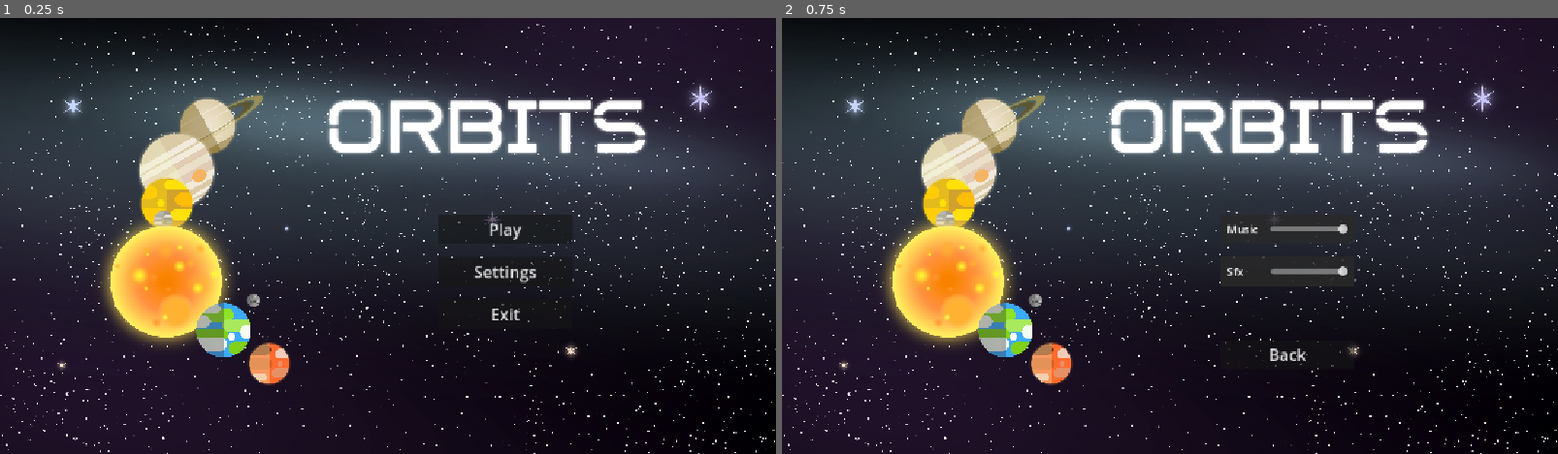
Above: before the commit, frames 1-2 (left to right).
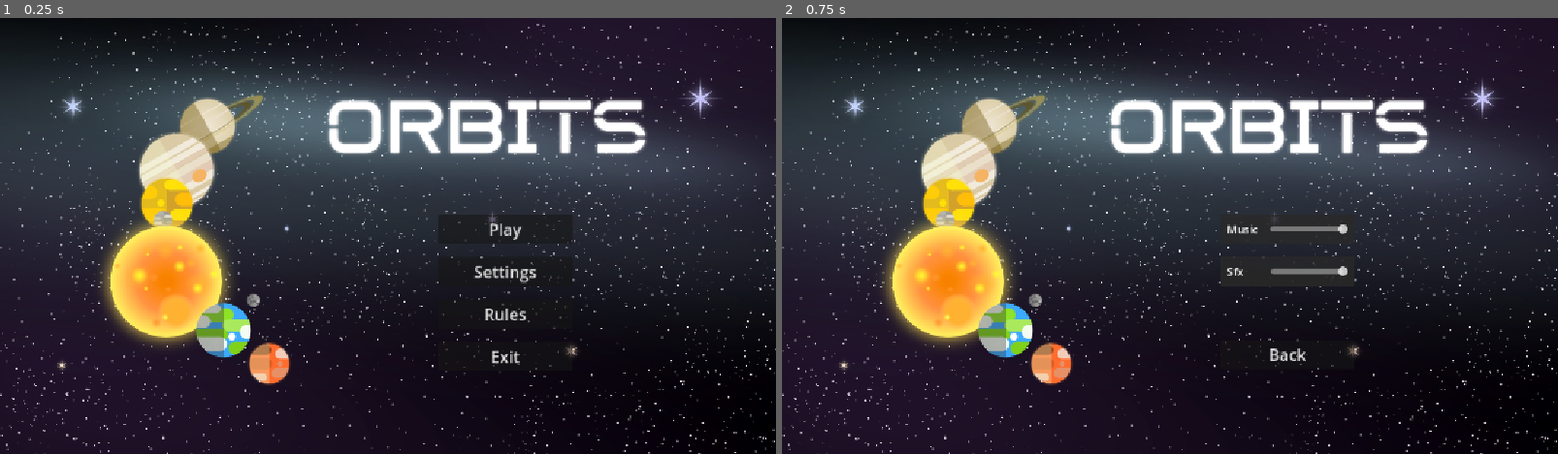
Above: after the commit, the same moments.

Repository: Ahmed-Dardouri/GMTK_prototype_orbits
Game: Godot game, scene res://scenes/main.tscn
Same seed, same stepped clock (60 frames per second), same inputs: the game is played once before the commit and once after it.
Inputs:
- Up to frame 1 (0.25 s): no input
- Up to frame 2 (0.75 s): click "Settings" at 0.5 s

The runs differ from the first frame. In frame 1, 2.1% of the frame differs, in the area x 0-100%, y 1-100%; in frame 2, 1.9%.

Commit message:
added click sounds, fixed UI layout bug, downsized background images ...

Diff:
--- a/scenes/game.tscn
+++ b/scenes/game.tscn
@@ -2,7 +2,7 @@
 
 [ext_resource type="Script" uid="uid://bh5gta28e0jtv" path="res://scripts/game.gd" id="1_lbhrr"]
 [ext_resource type="PackedScene" uid="uid://24polbbpucqr" path="res://scenes/god.tscn" id="1_uwrxv"]
-[ext_resource type="Texture2D" uid="uid://bjtnh52vn2bc6" path="res://sprites/gameplay_bg.png" id="2_ir15t"]
+[ext_resource type="Texture2D" uid="uid://dxtecpxo45lel" path="res://sprites/orbits_gameplay_bg_lowres.png" id="2_ir15t"]
 [ext_resource type="PackedScene" uid="uid://c06jwjeyv0hph" path="res://scenes/ui.tscn" id="2_yqjtg"]
 [ext_resource type="PackedScene" uid="uid://c1nj17se20hhx" path="res://scenes/sandbox.tscn" id="3_lnu2h"]
 [ext_resource type="PackedScene" uid="uid://cc7y8lj4rpjev" path="res://scenes/celestialBody.tscn" id="5_u5sy4"]
@@ -30,7 +30,6 @@
 [node name="GameplayBg" type="Sprite2D" parent="."]
 z_index = -810
 position = Vector2(576, 324)
-scale = Vector2(0.25, 0.25)
 texture = ExtResource("2_ir15t")
 
 [node name="sandbox" parent="." instance=ExtResource("3_lnu2h")]
--- a/scenes/home_screen.tscn
+++ b/scenes/home_screen.tscn
@@ -1,7 +1,7 @@
 [gd_scene load_steps=4 format=3 uid="uid://dbo7ug8j4epv7"]
 
-[ext_resource type="Texture2D" uid="uid://qcvy6ccr033h" path="res://sprites/orbits_bg_highres.png" id="1_lapbl"]
 [ext_resource type="Script" uid="uid://fhe447ba6fxh" path="res://scripts/home_screen.gd" id="1_ujmiq"]
+[ext_resource type="Texture2D" uid="uid://b503hetgr88w0" path="res://sprites/orbits_bg_lowres.png" id="2_ujmiq"]
 
 [sub_resource type="StyleBoxEmpty" id="StyleBoxEmpty_lapbl"]
 
@@ -16,8 +16,7 @@
 
 [node name="Sprite2D" type="Sprite2D" parent="."]
 position = Vector2(576, 324)
-scale = Vector2(0.25, 0.25)
-texture = ExtResource("1_lapbl")
+texture = ExtResource("2_ujmiq")
 
 [node name="PanelContainer" type="PanelContainer" parent="."]
 custom_minimum_size = Vector2(200, 300)
@@ -42,6 +41,11 @@
 theme_override_font_sizes/font_size = 24
 text = "Settings"
 
+[node name="Rules_button" type="Button" parent="PanelContainer/VBoxContainer"]
+layout_mode = 2
+theme_override_font_sizes/font_size = 24
+text = "Rules"
+
 [node name="Exit_Button" type="Button" parent="PanelContainer/VBoxContainer"]
 layout_mode = 2
 theme_override_font_sizes/font_size = 24
@@ -49,4 +53,5 @@
 
 [connection signal="button_down" from="PanelContainer/VBoxContainer/Play_Button" to="." method="_on_play_button_button_down"]
 [connection signal="pressed" from="PanelContainer/VBoxContainer/Settings_Button" to="." method="_on_settings_button_pressed"]
+[connection signal="pressed" from="PanelContainer/VBoxContainer/Rules_button" to="." method="_on_rules_button_pressed"]
 [connection signal="pressed" from="PanelContainer/VBoxContainer/Exit_Button" to="." method="_on_exit_button_pressed"]
--- a/scenes/main.tscn
+++ b/scenes/main.tscn
@@ -1,13 +1,16 @@
-[gd_scene load_steps=6 format=3 uid="uid://3yf30ahepiua"]
+[gd_scene load_steps=7 format=3 uid="uid://3yf30ahepiua"]
 
 [ext_resource type="PackedScene" uid="uid://nv3u186nb4he" path="res://scenes/game.tscn" id="1_o5qli"]
 [ext_resource type="Script" uid="uid://bc0fqvgl0m05l" path="res://scripts/main.gd" id="1_sugp2"]
 [ext_resource type="PackedScene" uid="uid://dbo7ug8j4epv7" path="res://scenes/home_screen.tscn" id="2_0wfyh"]
 [ext_resource type="PackedScene" uid="uid://jt3afwagu1k0" path="res://scenes/settings.tscn" id="2_tbgi4"]
+[ext_resource type="PackedScene" uid="uid://biwuehysbsa2i" path="res://scenes/rules.tscn" id="2_tefeu"]
 [ext_resource type="AudioStream" uid="uid://bp5h1nmtrco1f" path="res://audio/peaceful-24736.mp3" id="4_jyhfs"]
 
 [node name="main" type="Node"]
 script = ExtResource("1_sugp2")
+
+[node name="Rules" parent="." instance=ExtResource("2_tefeu")]
 
 [node name="Settings" parent="." instance=ExtResource("2_tbgi4")]
 
--- /dev/null
+++ b/scenes/rules.tscn
@@ -0,0 +1,62 @@
+[gd_scene load_steps=4 format=3 uid="uid://biwuehysbsa2i"]
+
+[ext_resource type="Script" uid="uid://dneye8qlixt6c" path="res://scripts/rules.gd" id="1_66h5d"]
+[ext_resource type="Texture2D" uid="uid://b503hetgr88w0" path="res://sprites/orbits_bg_lowres.png" id="2_66h5d"]
+
+[sub_resource type="StyleBoxFlat" id="StyleBoxFlat_3spy8"]
+bg_color = Color(0.129558, 0.129558, 0.129558, 0.654902)
+corner_radius_top_left = 50
+corner_radius_top_right = 50
+corner_radius_bottom_right = 50
+corner_radius_bottom_left = 50
+
+[node name="Rules" type="Control"]
+layout_mode = 3
+anchors_preset = 15
+anchor_right = 1.0
+anchor_bottom = 1.0
+grow_horizontal = 2
+grow_vertical = 2
+script = ExtResource("1_66h5d")
+
+[node name="Sprite2D" type="Sprite2D" parent="."]
+position = Vector2(576, 324)
+texture = ExtResource("2_66h5d")
+
+[node name="PanelContainer" type="PanelContainer" parent="."]
+custom_minimum_size = Vector2(200, 300)
+offset_left = 449.0
+offset_top = 269.0
+offset_right = 1123.0
+offset_bottom = 569.0
+theme_override_styles/panel = SubResource("StyleBoxFlat_3spy8")
+
+[node name="MarginContainer" type="MarginContainer" parent="PanelContainer"]
+layout_mode = 2
+theme_override_constants/margin_left = 20
+theme_override_constants/margin_top = 20
+theme_override_constants/margin_right = 20
+theme_override_constants/margin_bottom = 20
+
+[node name="VBoxContainer" type="VBoxContainer" parent="PanelContainer/MarginContainer"]
+layout_mode = 2
+theme_override_constants/separation = 20
+
+[node name="Label" type="Label" parent="PanelContainer/MarginContainer/VBoxContainer"]
+layout_mode = 2
+text = "- No celestial body collides or leaves
+  simulation area for 5 seconds
+
+- Initial force and direction can be applied
+  by dragging the arrow on each celestial body.
+
+- Initial force can be disabled from UI
+
+- Further attempts after level is passed are allowed"
+
+[node name="back" type="Button" parent="PanelContainer/MarginContainer/VBoxContainer"]
+layout_mode = 2
+theme_override_font_sizes/font_size = 24
+text = "Back"
+
+[connection signal="pressed" from="PanelContainer/MarginContainer/VBoxContainer/back" to="." method="_on_back_pressed"]
--- a/scenes/settings.tscn
+++ b/scenes/settings.tscn
@@ -1,7 +1,7 @@
 [gd_scene load_steps=7 format=3 uid="uid://jt3afwagu1k0"]
 
-[ext_resource type="Texture2D" uid="uid://qcvy6ccr033h" path="res://sprites/orbits_bg_highres.png" id="1_5p8wc"]
 [ext_resource type="Script" uid="uid://hkcvpseov1v" path="res://scripts/settings.gd" id="1_r6d6q"]
+[ext_resource type="Texture2D" uid="uid://b503hetgr88w0" path="res://sprites/orbits_bg_lowres.png" id="2_r6d6q"]
 
 [sub_resource type="StyleBoxEmpty" id="StyleBoxEmpty_r6d6q"]
 
@@ -23,8 +23,7 @@
 
 [node name="Sprite2D" type="Sprite2D" parent="."]
 position = Vector2(576, 324)
-scale = Vector2(0.25, 0.25)
-texture = ExtResource("1_5p8wc")
+texture = ExtResource("2_r6d6q")
 
 [node name="PanelContainer" type="PanelContainer" parent="."]
 custom_minimum_size = Vector2(200, 300)
--- a/scenes/ui.tscn
+++ b/scenes/ui.tscn
@@ -27,12 +27,8 @@
 
 [node name="PanelContainer" type="PanelContainer" parent="."]
 layout_mode = 1
-anchors_preset = -1
-anchor_right = 0.224
-anchor_bottom = 0.997
-offset_right = -0.0480042
-offset_bottom = -0.0560303
-grow_vertical = 2
+offset_right = 240.0
+offset_bottom = 614.0
 theme_override_styles/panel = SubResource("StyleBoxEmpty_nt7q6")
 
 [node name="MarginContainer" type="MarginContainer" parent="PanelContainer"]
@@ -82,6 +78,7 @@
 text = "1"
 
 [node name="MarginContainer" type="MarginContainer" parent="PanelContainer/MarginContainer/VBoxContainer"]
+custom_minimum_size = Vector2(200, 500)
 layout_mode = 2
 size_flags_vertical = 0
 theme_override_constants/margin_left = 10
--- a/scripts/game.gd
+++ b/scripts/game.gd
@@ -9,6 +9,7 @@
 
 signal explosion_sfx
 signal lvl_passed_sfx
+signal level_loaded
 
 const MAX_LEVEL = 6
 var level :int = 0
@@ -35,6 +36,7 @@
 	set_god_children()
 	connect_bodies_signals()
 	timer.start()
+	emit_signal("level_loaded")
 
 
 func hide_bodies() -> void:
--- a/scripts/home_screen.gd
+++ b/scripts/home_screen.gd
@@ -2,6 +2,7 @@
 
 signal play
 signal settings
+signal rules
 signal exit
 
 @onready var play_button := $PanelContainer/VBoxContainer/Play_Button
@@ -28,3 +29,7 @@
 
 func _on_settings_button_pressed() -> void:
 	emit_signal("settings")
+
+
+func _on_rules_button_pressed() -> void:
+	emit_signal("rules")
--- a/scripts/main.gd
+++ b/scripts/main.gd
@@ -3,24 +3,30 @@
 @onready var home := $Home_screen
 @onready var game := $Game
 @onready var settings := $Settings
-
+@onready var rules := $Rules
 @onready var music := $music
 @onready var sfx := $sfx
 enum screen {
 	HOME,
 	GAME,
 	SETTINGS,
+	RULES,
 }
+
 var sfx_explosion = preload("res://audio/explosion.wav")
 var sfx_lvl_passed = preload("res://audio/level_passed.wav")
+var sfx_click = preload("res://audio/sound_click.wav")
+
 # Called when the node enters the scene tree for the first time.
 func _ready() -> void:
 	connect_home_signals()
 	connect_game_signals()
 	connect_settings_signals()
 	load_volume_settings()
+	connect_rules_signals()
 	set_sliders()
 	switch_to(screen.HOME)
+	connect_click_sounds($".")
 	pass # Replace with function body.
 
 
@@ -31,6 +37,7 @@
 func connect_home_signals():
 	home.play.connect(restart_game)
 	home.settings.connect(load_settings)
+	home.rules.connect(load_rules)
 	home.exit.connect(exit_game)
 
 func connect_settings_signals():
@@ -38,12 +45,17 @@
 	settings.music_set.connect(set_music_volume)
 	settings.sfx_set.connect(set_sfx_volume)
 
+func connect_rules_signals():
+	rules.back.connect(load_back)
+
 func connect_game_signals():
 	game.explosion_sfx.connect(play_explosion_sfx)
 	game.lvl_passed_sfx.connect(play_lvl_passed_sfx)
+	game.level_loaded.connect(update_button_click_sounds)
 
 func restart_game():
 	switch_to(screen.GAME)
+	connect_click_sounds($".")
 
 func play_explosion_sfx():
 	sfx.stream = sfx_explosion
@@ -59,19 +71,30 @@
 			game.hide()
 			home.show()
 			settings.hide()
+			rules.hide()
 		screen.GAME :
 			game.show()
 			home.hide()
 			settings.hide()
+			rules.hide()
 		screen.SETTINGS :
 			game.hide()
 			home.hide()
 			settings.show()
+			rules.hide()
+		screen.RULES :
+			game.hide()
+			home.hide()
+			settings.hide()
+			rules.show()
 		_:
 			pass
 
 func load_settings():
 	switch_to(screen.SETTINGS)
+
+func load_rules():
+	switch_to(screen.RULES)
 
 func exit_game():
 	get_tree().quit()
@@ -103,3 +126,19 @@
 func set_sliders():
 	settings.set_sfx_slider(sfx.volume_db)
 	settings.set_music_slider(music.volume_db)
+
+
+
+func connect_click_sounds(node):
+	for child in node.get_children():
+		if child is Button:
+			child.pressed.connect(play_click_sound)
+		elif child.has_method("get_children"):  # recurse
+			connect_click_sounds(child)
+
+func play_click_sound():
+	sfx.stream = sfx_click
+	sfx.play()
+
+func update_button_click_sounds():
+	connect_click_sounds($".")
--- /dev/null
+++ b/scripts/rules.gd
@@ -0,0 +1,16 @@
+extends Control
+
+signal back
+
+# Called when the node enters the scene tree for the first time.
+func _ready() -> void:
+	pass # Replace with function body.
+
+
+# Called every frame. 'delta' is the elapsed time since the previous frame.
+func _process(delta: float) -> void:
+	pass
+
+
+func _on_back_pressed() -> void:
+	emit_signal("back")
Not shown, added: audio/sound_click.wav.import
Not shown, changed: export_presets.cfg
Not shown, added: scripts/rules.gd.uid
Not shown, changed: sprites/gameplay_bg.png.import
Binary file added: sprites/orbits_bg_lowres.png
Not shown, added: sprites/orbits_bg_lowres.png.import
Binary file added: sprites/orbits_bg_midres.png
Not shown, added: sprites/orbits_bg_midres.png.import
Binary file added: sprites/orbits_gameplay_bg_lowres.png
Not shown, added: sprites/orbits_gameplay_bg_lowres.png.import
Not shown, added: audio/sound_click.wav
Not shown, changed: build/Orbits_web.zip
(and 9 more such lines)
